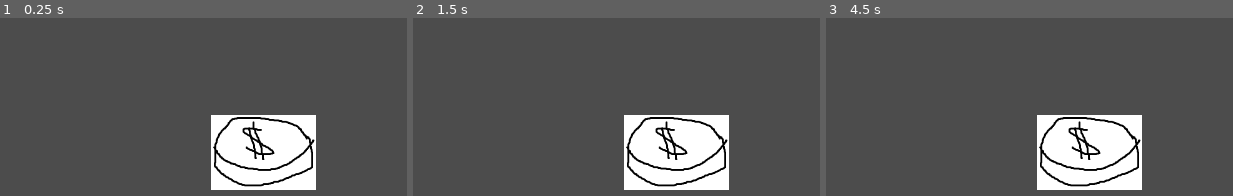
Above: before the commit, frames 1-3 (left to right).
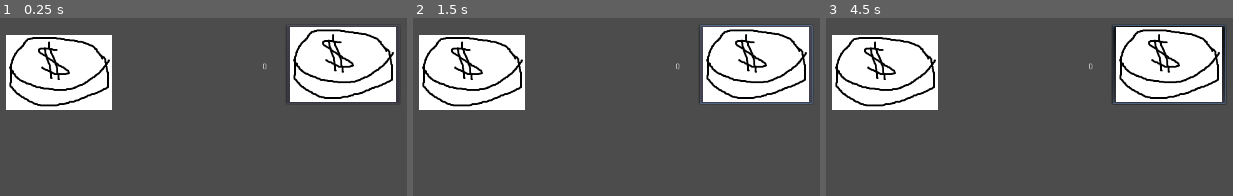
Above: after the commit, the same moments.

Repository: psuDefenders/takzes
Game: Godot game, scene res://scenes/splash.tscn
The game is run twice, just before and just after one commit, with the same random seed, the same clock (stepped at 60 frames per second) and the same inputs. Before the commit the project has no main scene; this scene is started directly in both runs.
Inputs (mouse positions are in pixels of both pictures, inside the frame that each line leads up to):
- Up to frame 1 (0.25 s): no input
- Up to frame 2 (1.5 s): click (754, 64) at 0.52 s; click (754, 64) at 1.27 s
- Up to frame 3 (4.5 s): click (1167, 64) at 2.02 s; tap Enter at 2.75, 4.25 s; move the mouse to (outside the picture) at 2.77 s; click (outside the picture) at 2.92 s; tap Space at 3.5 s; move the mouse to (outside the picture) at 3.52 s; click (outside the picture) at 3.67 s; move the mouse to (1208, 83) at 4.27 s; click (1208, 83) at 4.42 s

The runs differ from the first frame. In frame 1, 32% of the frame differs, in the area x 1-98%, y 5-97%; in frame 2, 33%; in frame 3, 34%, in the area x 1-99%, y 3-97%.

Commit message:
bruh
bruh

Diff:
--- a/project.godot
+++ b/project.godot
@@ -12,6 +12,7 @@
 
 config/name="Takzes"
 config/description="DO YOUR TAX"
+run/main_scene="res://scenes/splash.tscn"
 config/icon="res://icon.png"
 
 [display]
--- a/scenes/Boutton.tscn
+++ b/scenes/Boutton.tscn
@@ -1,6 +1,7 @@
-[gd_scene load_steps=4 format=2]
+[gd_scene load_steps=5 format=2]
 
 [ext_resource path="res://assets/boutton/money button.png" type="Texture" id=1]
+[ext_resource path="res://script/Boutton.gd" type="Script" id=2]
 
 [sub_resource type="SpriteFrames" id=1]
 animations = [ {
@@ -14,6 +15,7 @@
 radius = 70.3491
 
 [node name="Boutton" type="Node2D"]
+script = ExtResource( 2 )
 
 [node name="AnimatedSprite" type="AnimatedSprite" parent="."]
 frames = SubResource( 1 )
@@ -24,3 +26,5 @@
 
 [node name="CollisionShape2D" type="CollisionShape2D" parent="Area2D"]
 shape = SubResource( 2 )
+
+[connection signal="input_event" from="Area2D" to="." method="_on_Area2D_input_event"]
--- a/scenes/game.tscn
+++ b/scenes/game.tscn
@@ -1,10 +1,27 @@
-[gd_scene load_steps=2 format=2]
+[gd_scene load_steps=3 format=2]
 
 [ext_resource path="res://scenes/Boutton.tscn" type="PackedScene" id=1]
+[ext_resource path="res://assets/boutton/money button.png" type="Texture" id=2]
 
 [node name="game" type="Node"]
 
 [node name="entire_game" type="Node2D" parent="."]
 
-[node name="Boutton" parent="entire_game" instance=ExtResource( 1 )]
-position = Vector2( 580, 312 )
+[node name="bruh" parent="entire_game" instance=ExtResource( 1 )]
+position = Vector2( 253, 184 )
+
+[node name="Score" type="Label" parent="entire_game"]
+margin_left = 578.0
+margin_top = 169.0
+margin_right = 618.0
+margin_bottom = 183.0
+text = "0"
+
+[node name="Button" type="Button" parent="entire_game"]
+margin_left = 617.0
+margin_top = 109.0
+margin_right = 798.0
+margin_bottom = 235.0
+shortcut_in_tooltip = false
+icon = ExtResource( 2 )
+expand_icon = true
--- /dev/null
+++ b/script/Boutton.gd
@@ -0,0 +1,8 @@
+extends Node2D
+
+
+
+#func _on_Area2D_input_event(viewport, event, shape_idx):
+#	if event == InputEventMouseButton and event.button_index == BUTTON_LEFT and event.is_pressed():
+#		get_parent().boutton
+#		print("wwww")
--- /dev/null
+++ b/script/game.gd
@@ -0,0 +1,15 @@
+extends Node
+
+var score = 0
+var add = 1
+var addpersec = 1
+var combo = 0
+
+func _process(_delta):
+	$Score.text = str(score)
+
+#func bouttonvnb ():
+#	score += add
+
+func _on_Button_pressed():
+	score += add
